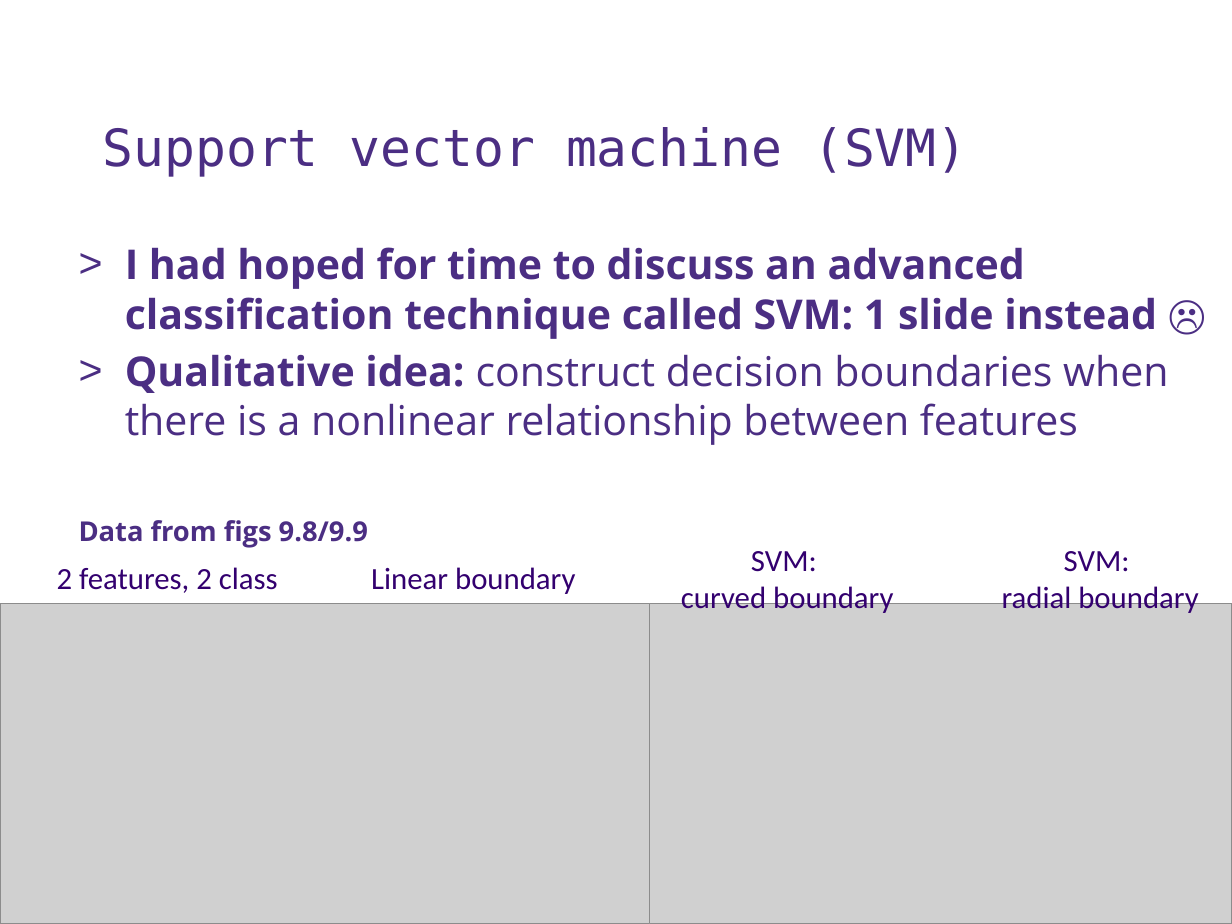
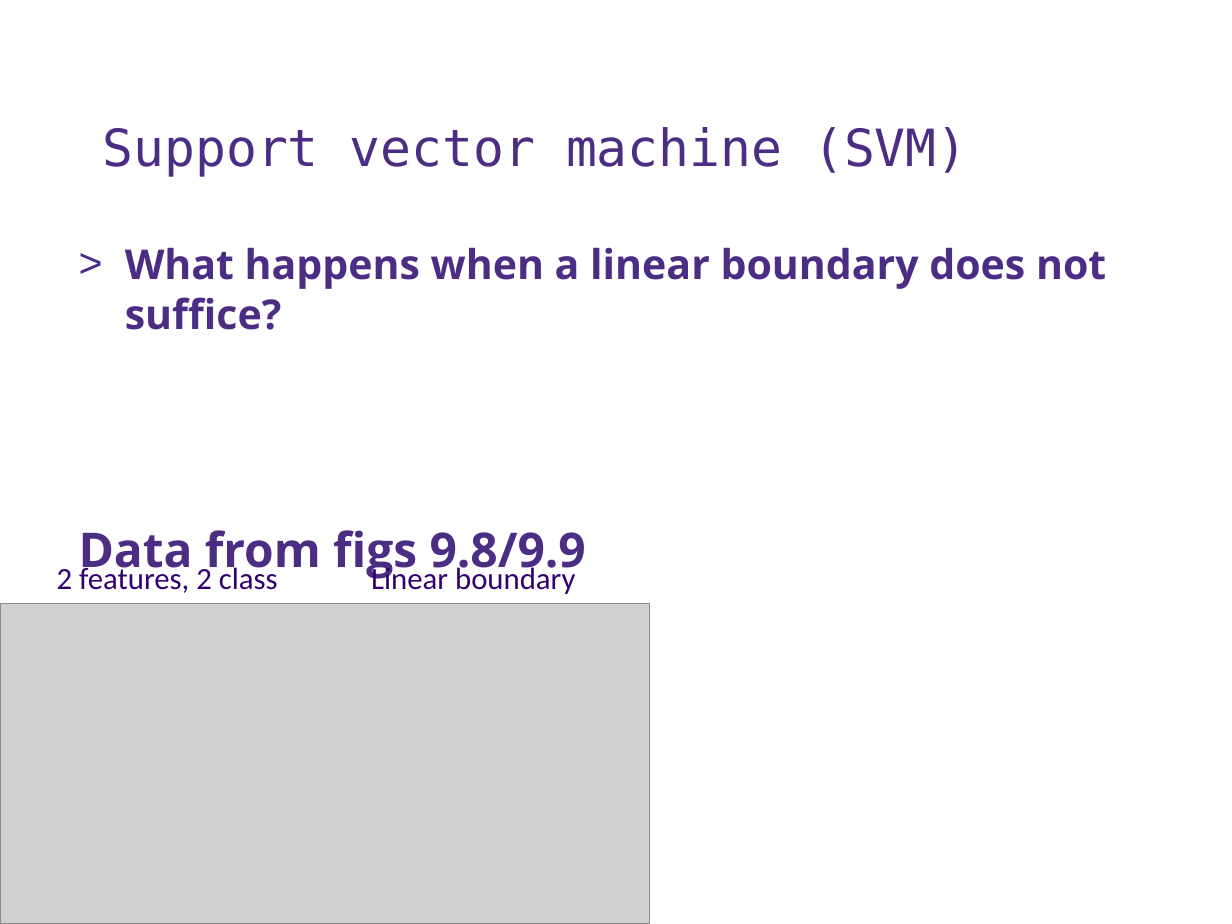
Before and after one commit to UWDIRECT/UWDIRECT.github.io, a slide deck: slide 11 of Wi18_content/DSMCER/L13.SVM_Unsupervised.pptx (slide 5 before the commit). Drawn at 1232x924 pixels with LibreOffice and Linux fonts; fonts in the diff are those of the drawing; grey boxes stand for pictures; background and template pictures are left out. Boxes give left, top, right and bottom in pixels: in the first picture for what was removed or moved away, otherwise in the second. Text is boxed around its words. In the diff, an @@ line names an element or a change of style, - is before the commit and + after.

Commit message:
revised lecture

```diff
--- a/Wi18_content/DSMCER/L13.SVM_Unsupervised.pptx
+++ b/Wi18_content/DSMCER/L13.SVM_Unsupervised.pptx
@@ text at (x1=125, y1=247, x2=1106, y2=330): text changed @@
-> I had hoped for time to discuss an advanced classification technique called SVM: 1 slide instead ☹
-> Qualitative idea: construct decision boundaries when there is a nonlinear relationship between features
+> What happens when a linear boundary does not suffice?
@@ text at (x1=79, y1=530, x2=586, y2=579): size 16 to 28 pt in "Data from figs 9.8/9.9"; more space between paragraphs @@
@@ text removed at (x1=681, y1=551, x2=893, y2=613) @@
-SVM:
-curved boundary
@@ text removed at (x1=1002, y1=551, x2=1198, y2=613) @@
-SVM:
-radial boundary
@@ picture removed at (x1=601, y1=604, x2=1232, y2=924) @@
```
Also in this commit, not shown: 1 other slide changed, 9 slides added.
